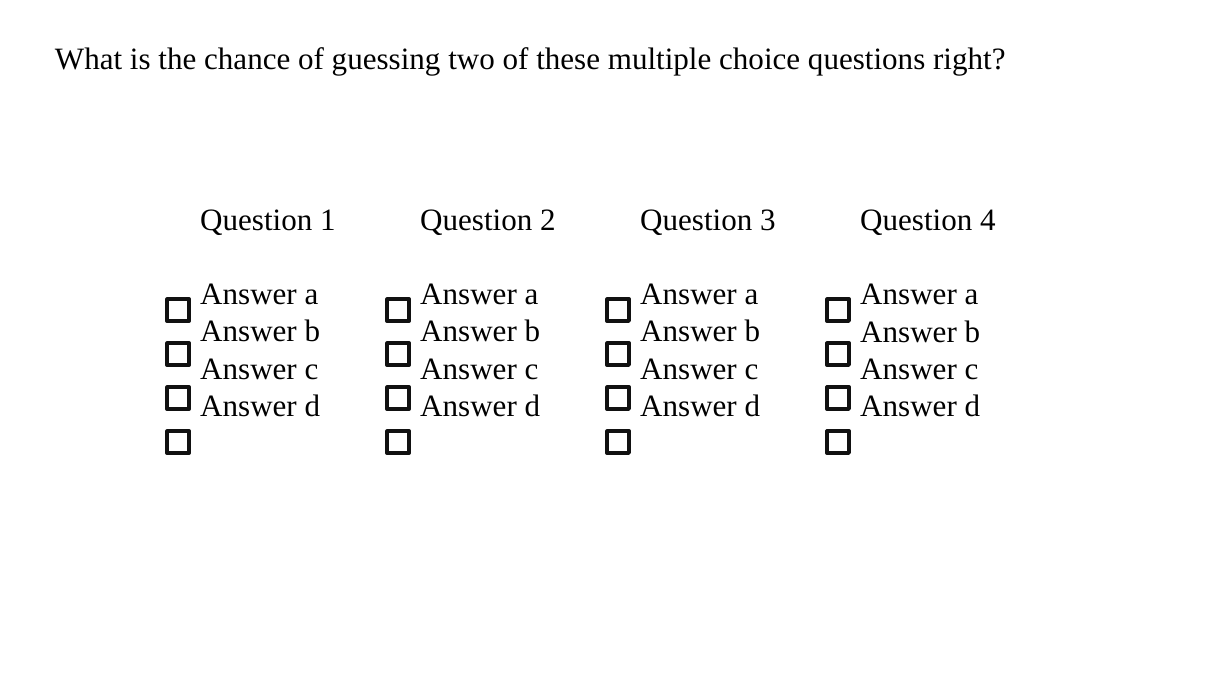
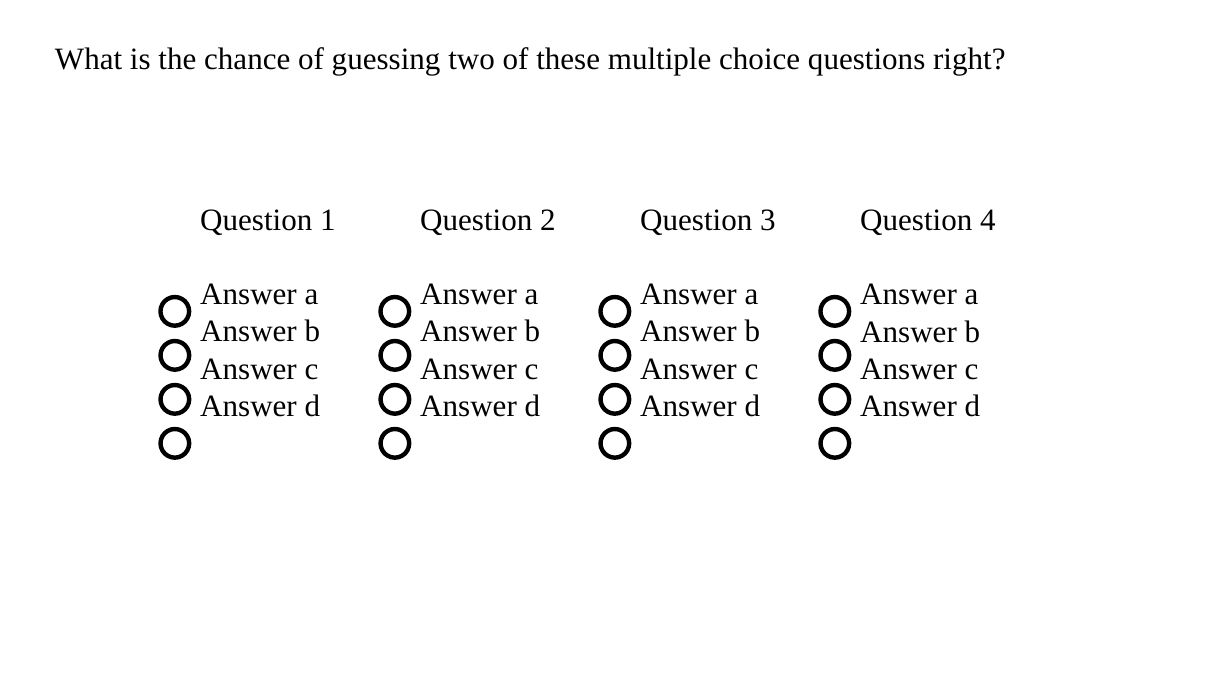
Before and after one commit to pvermees/geostats, a slide deck: slide 33 of slides/quizzes.odp. Drawn at 1232x693 pixels with LibreOffice and Linux fonts; fonts in the diff are those of the drawing. Boxes give left, top, right and bottom in pixels: in the first picture for what was removed or moved away, otherwise in the second. Text is boxed around its words. In the diff, an @@ line names an element or a change of style, - is before the commit and + after.

```diff
--- a/slides/quizzes.odp
+++ b/slides/quizzes.odp
@@ ellipse: place and size @@
-ellipse at [168,343,190,366]
+ellipse at [161,297,190,326]
@@ ellipse: place and size @@
-ellipse at [387,343,409,366]
+ellipse at [381,297,410,326]
@@ ellipse: place and size @@
-ellipse at [607,343,629,366]
+ellipse at [600,297,629,326]
@@ ellipse: place and size @@
-ellipse at [827,343,850,366]
+ellipse at [821,297,850,326]
@@ rectangle removed at [168,300,190,322] @@
@@ rectangle removed at [387,300,409,322] @@
@@ rectangle removed at [607,300,629,322] @@
@@ rectangle removed at [827,300,850,322] @@
@@ ellipse: place and size @@
-ellipse at [168,387,190,409]
+ellipse at [161,341,190,370]
@@ ellipse: place and size @@
-ellipse at [387,387,409,409]
+ellipse at [381,341,410,370]
@@ ellipse: place and size @@
-ellipse at [607,387,629,409]
+ellipse at [600,341,629,370]
@@ ellipse: place and size @@
-ellipse at [827,387,850,409]
+ellipse at [821,341,850,370]
@@ rectangle to ellipse; fill none to #FFFFFF; outline #111111 2.3 pt to #000000 2.83 pt in 12 elements at [381,297,410,326], [381,341,410,370], [381,386,410,415], [600,297,629,326], [600,341,629,370], [600,386,629,415], [821,297,850,326], [821,341,850,370], [161,297,190,326], [161,341,190,370], [821,386,850,415], [161,386,190,415] @@
@@ ellipse: place and size @@
-ellipse at [168,432,190,454]
+ellipse at [161,386,190,415]
@@ ellipse: place and size @@
-ellipse at [387,432,409,454]
+ellipse at [381,386,410,415]
@@ ellipse: place and size @@
-ellipse at [607,432,629,454]
+ellipse at [600,386,629,415]
@@ ellipse: place and size @@
-ellipse at [827,432,850,454]
+ellipse at [821,386,850,415]
@@ ellipse added at [161,429,190,458], fill #FFFFFF, outline #000000 2.83 pt @@
@@ ellipse added at [381,429,410,458], fill #FFFFFF, outline #000000 2.83 pt @@
@@ ellipse added at [600,429,629,458], fill #FFFFFF, outline #000000 2.83 pt @@
@@ ellipse added at [821,429,850,458], fill #FFFFFF, outline #000000 2.83 pt @@
```
Also in this commit, not shown: 1 other slide changed.
